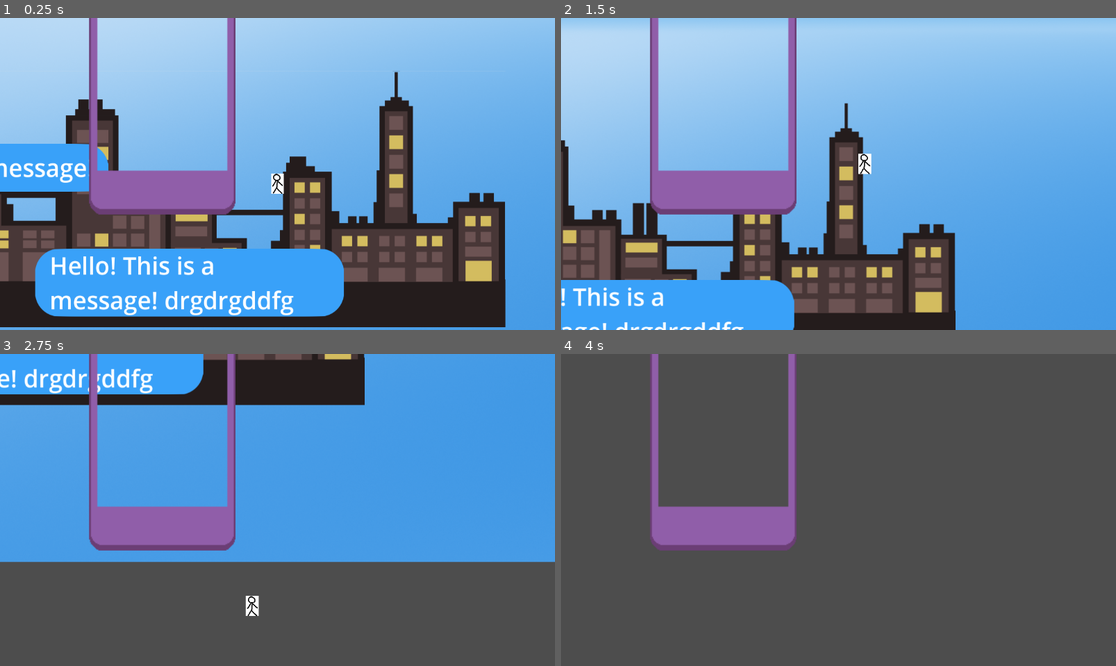
Above: before the commit, frames 1-4 (two rows, left to right).
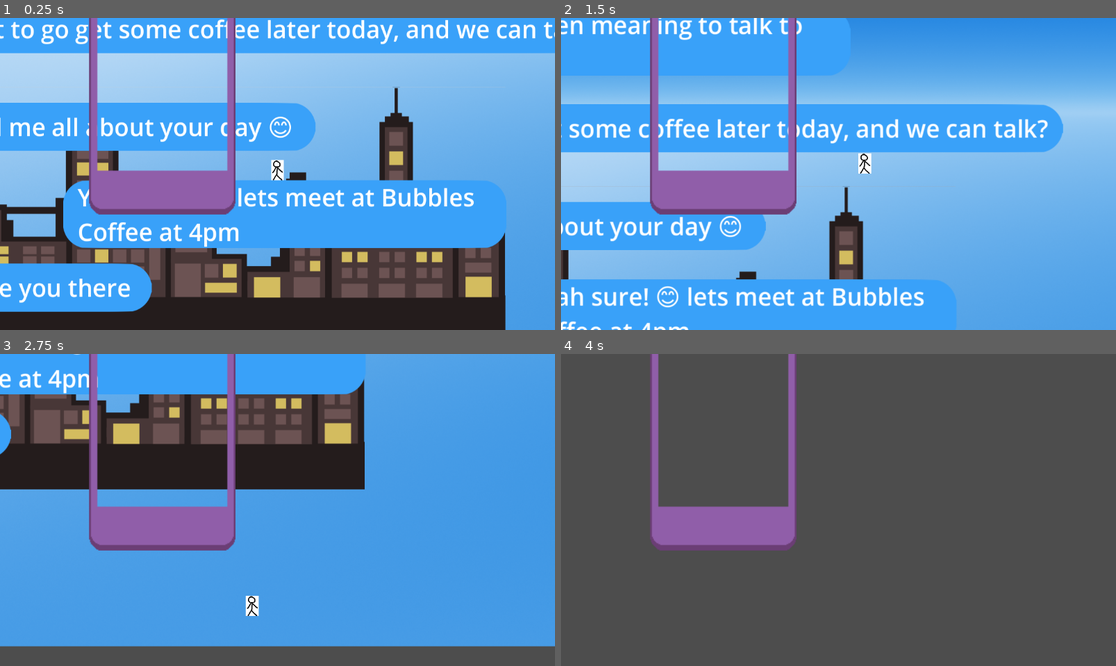
Above: after the commit, the same moments.

Repository: SidewalkSnailGames/thought-bubble
Game: Godot game, scene res://scenes/game.tscn
Same seed, same stepped clock (60 frames per second), same inputs: the game is played once before the commit and once after it.
Inputs:
- Up to frame 1 (0.25 s): no input
- Up to frame 2 (1.5 s): hold D (right) from 0.53 s (still down); tap W (jump) at 0.77 s
- Up to frame 3 (2.75 s): tap W (jump) at 1.52 s; release D (right) at 2.03 s; hold A (left) from 2.03 s (still down)
- Up to frame 4 (4 s): release A (left) at 2.78 s; hold D (right) from 2.78 s (still down); tap W (jump) at 3.02, 3.77 s

The runs differ from the first frame. In frame 1, 52% of the frame differs, in the area x 0-100%, y 0-100%; in frame 2, 69%; in frame 3, 50%; in frame 4, nothing differs.

Commit message:
Put Dialouge

Diff:
--- a/scenes/level_1.tscn
+++ b/scenes/level_1.tscn
@@ -1,18 +1,101 @@
-[gd_scene load_steps=2 format=3 uid="uid://be8ile0eybqw2"]
+[gd_scene load_steps=3 format=3 uid="uid://be8ile0eybqw2"]
 
-[ext_resource type="PackedScene" uid="uid://cawksimn5vqt2" path="res://scenes/messageplatform.tscn" id="2_mqrx6"]
+[ext_resource type="PackedScene" uid="uid://do00o5r6ncrpw" path="res://scenes/platform.tscn" id="1_5xg23"]
+[ext_resource type="PackedScene" uid="uid://v5h7jujyjrfn" path="res://scenes/messageplatform.tscn" id="2_eqcfc"]
 
 [node name="Level1" type="Node2D"]
 
-[node name="messageplatform" parent="." instance=ExtResource("2_mqrx6")]
-offset_left = 498.0
-offset_top = 535.0
-offset_right = 1139.0
-offset_bottom = 630.0
-msgText = "Hello! This is a message! drgdrgddfg"
+[node name="Platform" parent="." instance=ExtResource("1_5xg23")]
+position = Vector2(1100, 749)
 
-[node name="messageplatform2" parent="." instance=ExtResource("2_mqrx6")]
+[node name="Platform2" parent="." instance=ExtResource("1_5xg23")]
+position = Vector2(532, 740)
+
+[node name="Platform5" parent="." instance=ExtResource("1_5xg23")]
+position = Vector2(793, 736)
+
+[node name="Platform6" parent="." instance=ExtResource("1_5xg23")]
+position = Vector2(946, 743)
+
+[node name="Platform3" parent="." instance=ExtResource("1_5xg23")]
+position = Vector2(404, 736)
+
+[node name="Platform4" parent="." instance=ExtResource("1_5xg23")]
+position = Vector2(656, 735)
+
+[node name="messageplatform" parent="." instance=ExtResource("2_eqcfc")]
+offset_left = 16.0
+offset_top = 533.0
+offset_right = 740.0
+offset_bottom = 628.0
+msgText = "Sounds good see you there"
+
+[node name="messageplatform2" parent="." instance=ExtResource("2_eqcfc")]
+offset_left = 556.0
+offset_top = 360.0
+offset_right = 1476.0
+offset_bottom = 501.0
+msgText = "Yeah sure! 😊 lets meet at Bubbles Coffee at 4pm"
+
+[node name="messageplatform3" parent="." instance=ExtResource("2_eqcfc")]
+offset_left = 14.0
+offset_top = 199.0
+offset_right = 1080.0
+offset_bottom = 294.0
+msgText = "And you can tell me all about your day 😊"
+
+[node name="messageplatform4" parent="." instance=ExtResource("2_eqcfc")]
+offset_left = 13.0
+offset_top = -4.0
+offset_right = 1697.0
+offset_bottom = 91.0
+msgText = "Would you want to go get some coffee later today, and we can talk?"
+
+[node name="messageplatform5" parent="." instance=ExtResource("2_eqcfc")]
+offset_left = 4.0
+offset_top = -204.0
+offset_right = 1256.0
+offset_bottom = -109.0
+msgText = "There’s something I’ve been meaning to talk to you about"
+
+[node name="messageplatform6" parent="." instance=ExtResource("2_eqcfc")]
+offset_left = 1096.0
+offset_top = -411.0
+offset_right = 1303.0
+offset_bottom = -311.0
+msgText = "Yeah? "
+
+[node name="messageplatform7" parent="." instance=ExtResource("2_eqcfc")]
+offset_left = 12.0
+offset_top = -540.0
+offset_right = 310.0
+offset_bottom = -445.0
+msgText = "Hey Ann? "
+
+[node name="messageplatform8" parent="." instance=ExtResource("2_eqcfc")]
+offset_left = 3.0
+offset_top = -718.0
+offset_right = 727.0
+offset_bottom = -623.0
+msgText = "Everything okay? I’m alright"
+
+[node name="messageplatform9" parent="." instance=ExtResource("2_eqcfc")]
+offset_left = 620.0
+offset_top = -908.0
+offset_right = 1072.0
+offset_bottom = -813.0
+msgText = "How about you?"
+
+[node name="messageplatform10" parent="." instance=ExtResource("2_eqcfc")]
+offset_left = 617.0
+offset_top = -1116.0
+offset_right = 1869.0
+offset_bottom = -1021.0
+msgText = "Hey James! 😊 I’m good, had a long day today :/"
+
+[node name="messageplatform11" parent="." instance=ExtResource("2_eqcfc")]
 offset_left = 9.0
-offset_top = 317.0
-offset_right = 650.0
-offset_bottom = 412.0
+offset_top = -1312.0
+offset_right = 773.0
+offset_bottom = -1217.0
+msgText = "Hey Ann! How are you doing?"
--- a/scenes/messageplatform.tscn
+++ b/scenes/messageplatform.tscn
@@ -1,10 +1,10 @@
-[gd_scene load_steps=4 format=3 uid="uid://cawksimn5vqt2"]
+[gd_scene load_steps=4 format=3 uid="uid://v5h7jujyjrfn"]
 
 [ext_resource type="Script" path="res://scripts/messageplatform.gd" id="1_tkeb6"]
 [ext_resource type="Texture2D" uid="uid://dixbhqb24sr41" path="res://assets/messagebox.png" id="2_0ckfn"]
 
 [sub_resource type="RectangleShape2D" id="RectangleShape2D_7ilwh"]
-size = Vector2(100, 641)
+size = Vector2(100, 764)
 
 [node name="messageplatform" type="MarginContainer"]
 offset_right = 641.0
@@ -12,7 +12,7 @@
 script = ExtResource("1_tkeb6")
 
 [node name="msgBox" type="NinePatchRect" parent="."]
-modulate = Color(0.48, 0.72, 0.99, 1)
+modulate = Color(0.223529, 0.631373, 0.976471, 1)
 layout_mode = 2
 texture = ExtResource("2_0ckfn")
 region_rect = Rect2(0, 0, 200, 200)
Not shown: 1 places in scenes/game.tscn that only renumber resources
